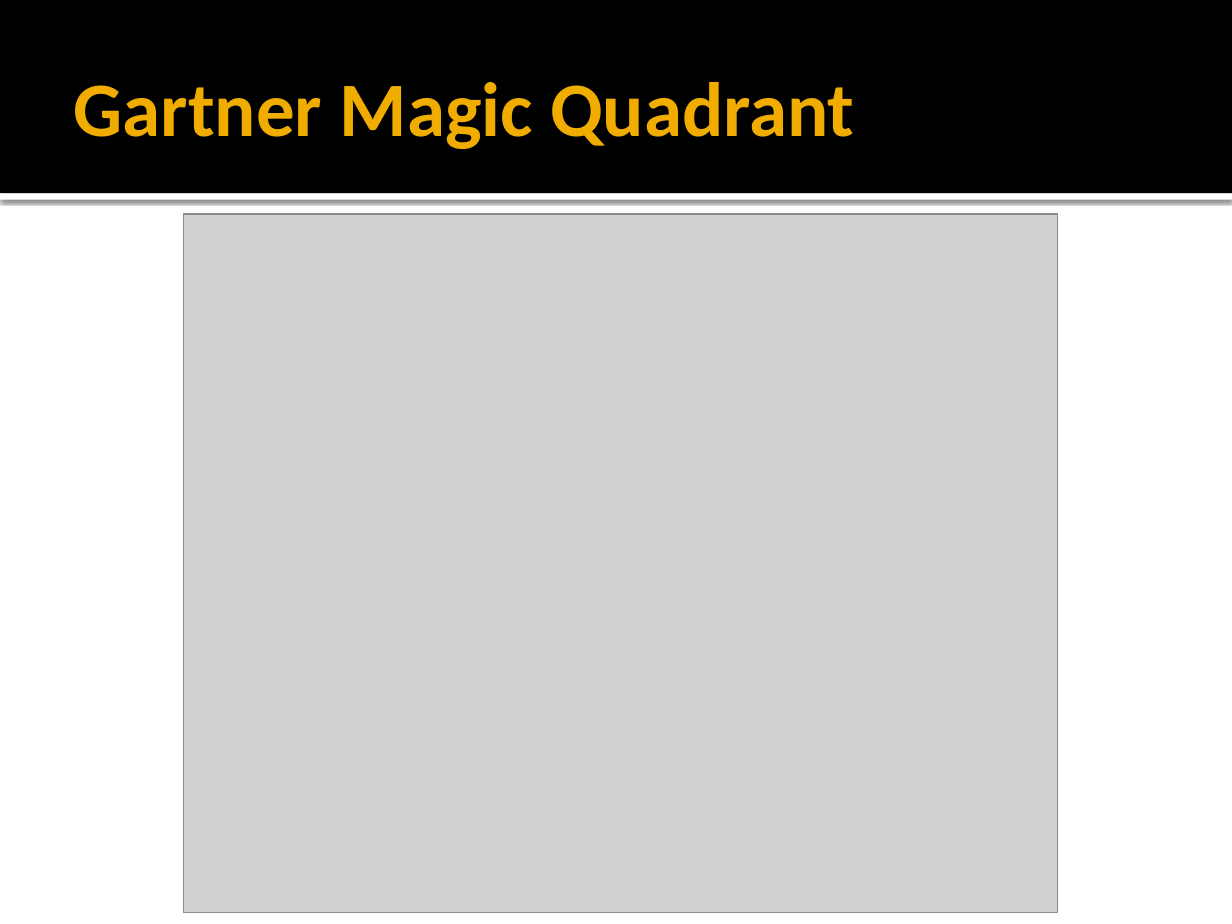
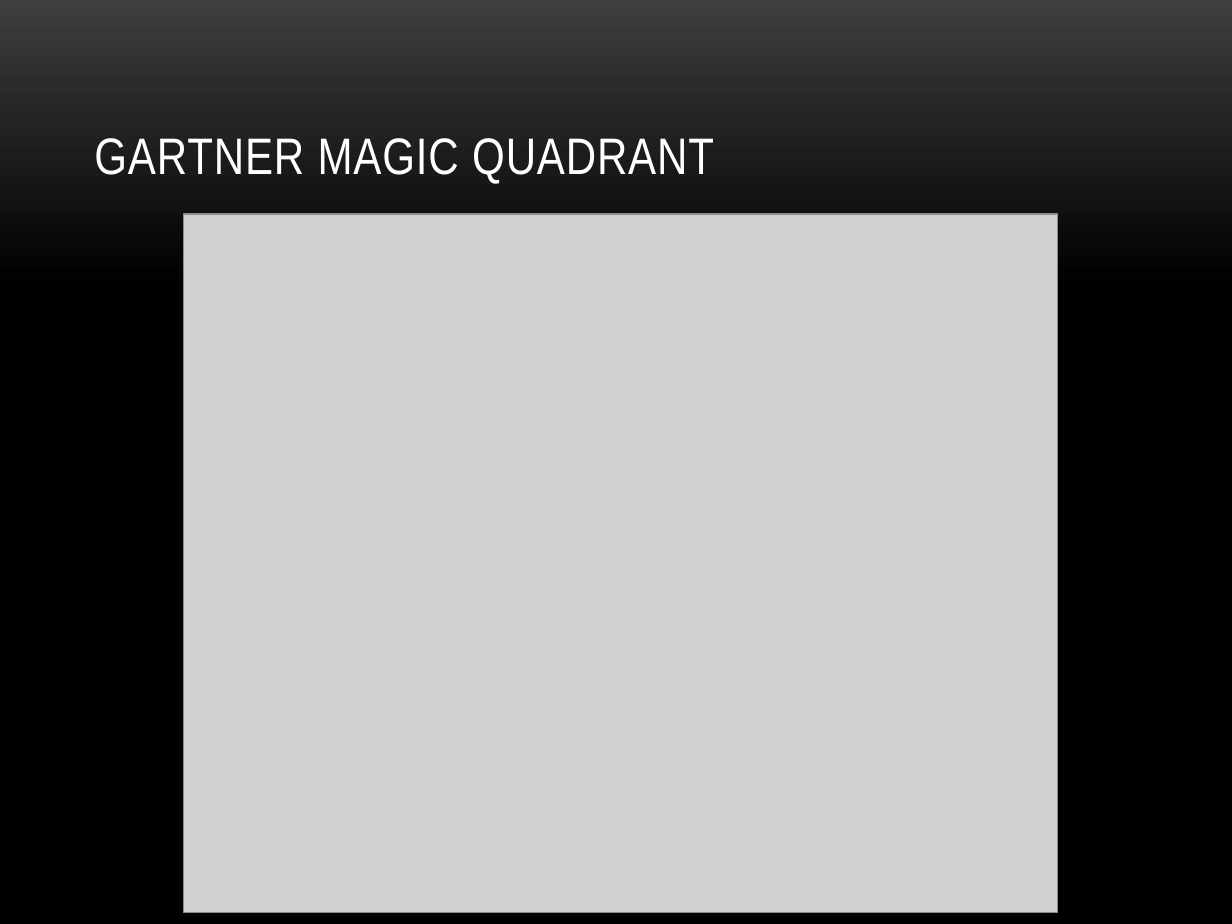
Before and after one commit to anibalvelarde/SSOExample, a slide deck: slide 8 of SSOPresentation/IAM_SSO.pptx (slide 6 before the commit). Drawn at 1232x924 pixels with LibreOffice and Linux fonts; fonts in the diff are those of the drawing; grey boxes stand for pictures; background and template pictures are left out. Boxes give left, top, right and bottom in pixels: in the first picture for what was removed or moved away, otherwise in the second. Text is boxed around its words. In the diff, an @@ line names an element or a change of style, - is before the commit and + after.

```diff
--- a/SSOPresentation/IAM_SSO.pptx
+++ b/SSOPresentation/IAM_SSO.pptx
@@ background #FFFFFF to picture (left out) @@
@@ rectangle removed at (x1=0, y1=0, x2=1232, y2=193) @@
@@ title "GARTNER MAGIC QUADRANT" at (x1=94, y1=138, x2=714, y2=184): vertical alignment middle to bottom @@
@@ title at (x1=94, y1=138, x2=714, y2=184): text changed; size 45 to 30 pt; font Calibri to Arial Narrow; text colour #F0AD00 to #FFFFFF; bold off @@
-Gartner Magic Quadrant
+GARTNER MAGIC QUADRANT
@@ rectangle removed at (x1=0, y1=193, x2=1232, y2=200) @@
```
Also in this commit, not shown: 15 other slides changed, 7 slides added, 4 slides removed.
